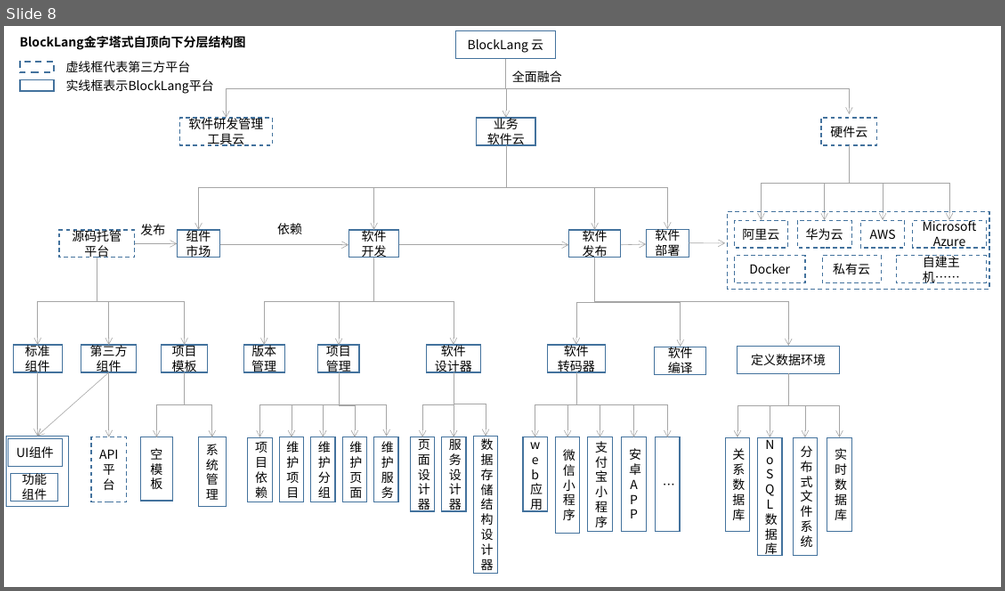
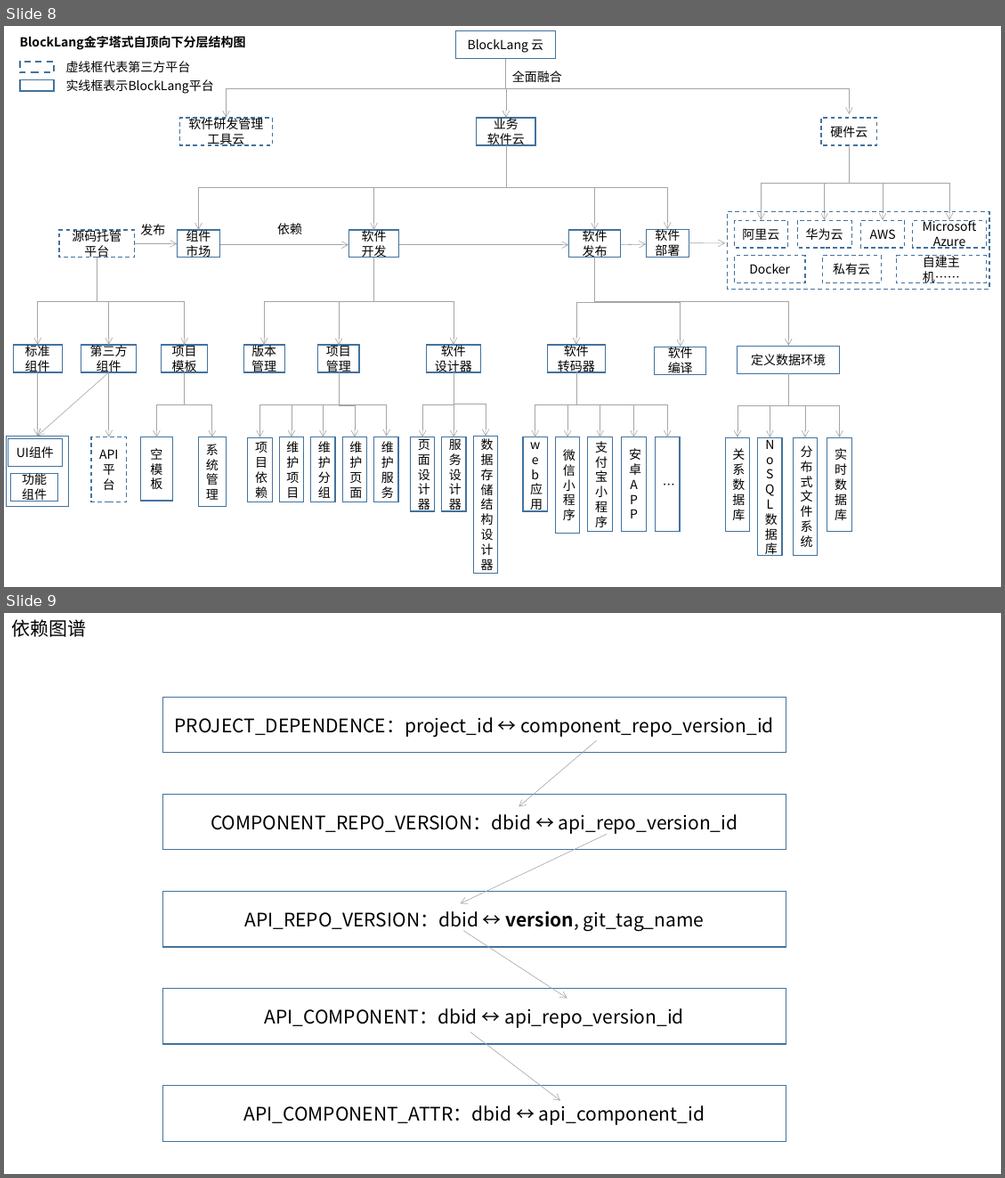
Before and after one commit to blocklang/blocklang.com, a slide deck: docs/spec/BlockLang.pptx. Shown one above the other, each under a label of ours: slide 8 before the commit, slides 8 and 9 after it. The pictures are 1005x591 and 1005x1178 pixels, drawn with LibreOffice and Linux fonts; fonts in the diff are those of the drawing. Boxes give left, top, right and bottom in pixels: in the first picture for what was removed or moved away, otherwise in the second. Text is boxed around its words. In the diff, an @@ line names an element or a change of style, - is before the commit and + after.

```diff
--- a/docs/spec/BlockLang.pptx
+++ b/docs/spec/BlockLang.pptx
@@ slide 9 added at (x1=4, y1=613, x2=1001, y2=1174), background #FFFFFF @@
@@ text added at (x1=11, y1=619, x2=86, y2=637), 18 pt, text #000000 @@
+依赖图谱
@@ rectangle added at (x1=162, y1=697, x2=786, y2=752), outline #43739E 1 pt, 18 pt, text #000000 @@
+PROJECT_DEPENDENCE：project_id ↔ component_repo_version_id
@@ arrow added from (596, 741) to (518, 807), #A5A5A5 0.5 pt @@
@@ rectangle added at (x1=162, y1=794, x2=786, y2=850), outline #43739E 1 pt, 18 pt, text #000000 @@
+COMPONENT_REPO_VERSION：dbid ↔ api_repo_version_id
@@ arrow added from (607, 834) to (461, 904), #A5A5A5 0.5 pt @@
@@ rectangle added at (x1=162, y1=892, x2=786, y2=947), outline #43739E 1 pt, 18 pt, text #000000 @@
+API_REPO_VERSION：dbid ↔ version, git_tag_name
@@ arrow added from (464, 931) to (567, 998), #A5A5A5 0.5 pt @@
@@ rectangle added at (x1=162, y1=989, x2=786, y2=1044), outline #43739E 1 pt, 18 pt, text #000000 @@
+API_COMPONENT：dbid ↔ api_repo_version_id
@@ arrow added from (470, 1032) to (560, 1101), #A5A5A5 0.5 pt @@
@@ rectangle added at (x1=162, y1=1086, x2=786, y2=1141), outline #43739E 1 pt, 18 pt, text #000000 @@
+API_COMPONENT_ATTR：dbid ↔ api_component_id
```
Also in this commit, not shown: 4 other files.
